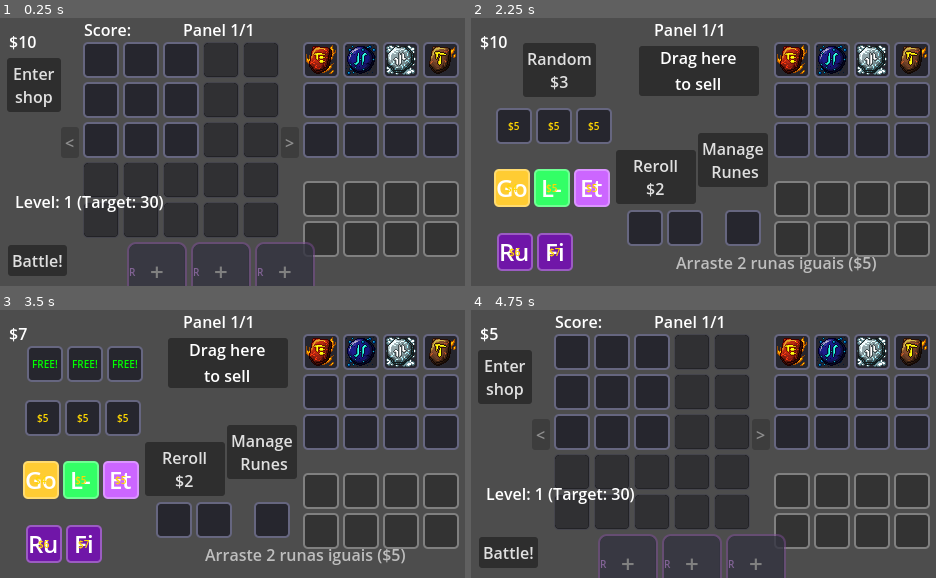
Above: before the commit, frames 1-4 (two rows, left to right).
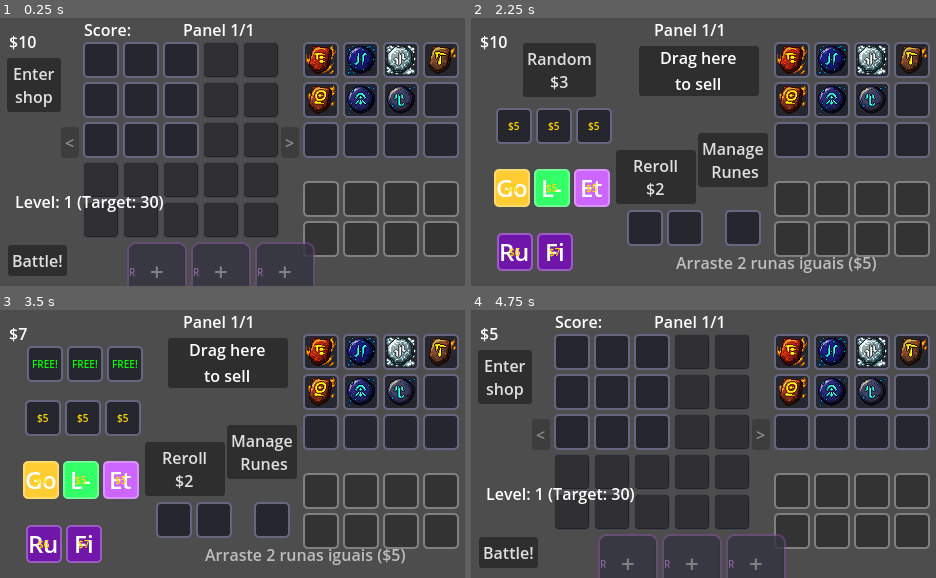
Above: after the commit, the same moments.

Repository: RenatoAAB/Runes
Game: Godot game, scene res://scenes/main.tscn
The game is run twice, just before and just after one commit, with the same random seed, the same clock (stepped at 60 frames per second) and the same inputs.
Inputs:
- Up to frame 1 (0.25 s): no input
- Up to frame 2 (2.25 s): click "Enter shop" at 0.5 s; click "Manage Runes" at 1.25 s; click "Enter shop" at 2 s
- Up to frame 3 (3.5 s): click "Random $3" at 2.75 s
- Up to frame 4 (4.75 s): click "Reroll $2" at 3.5 s; click "Manage Runes" at 4.25 s

The runs differ from the first frame. In frame 1, 1.2% of the frame differs, in the area x 66-90%, y 25-37%; in frame 2, 1.2%; in frame 3, 1.2%; in frame 4, 1.2%.

Commit message:
runas de agua pura e bugfix da permanencia de status

Diff:
--- a/resources/effects/effect_buff_next_activation.tres
+++ b/resources/effects/effect_buff_next_activation.tres
@@ -1,13 +1,12 @@
-[gd_resource type="Resource" script_class="RuneEffect" load_steps=4 format=3]
+[gd_resource type="Resource" script_class="RuneEffect" load_steps=5 format=3 uid="uid://wvhwxd0mjt2f"]
 
-[ext_resource type="Script" path="res://scripts/data/rune_effect.gd" id="1_effect"]
-[ext_resource type="Resource" path="res://resources/effects/conditions/condition_always.tres" id="2_cond"]
+[ext_resource type="Script" uid="uid://dpxjxr3dyc4i0" path="res://scripts/data/rune_effect.gd" id="1_effect"]
+[ext_resource type="Resource" uid="uid://g3tyvvr22v14" path="res://resources/effects/conditions/condition_always.tres" id="2_cond"]
 [ext_resource type="Resource" path="res://resources/effects/targets/target_next.tres" id="3_target"]
-[ext_resource type="Resource" path="res://resources/effects/payloads/payload_buff_activation_1.tres" id="4_payload"]
+[ext_resource type="Resource" uid="uid://dhac8s5vnv6w4" path="res://resources/effects/payloads/payload_buff_activation_1.tres" id="4_payload"]
 
 [resource]
 script = ExtResource("1_effect")
-trigger = 0
 condition = ExtResource("2_cond")
 target = ExtResource("3_target")
 payload = ExtResource("4_payload")
--- a/resources/effects/payloads/payload_buff_activation_1.tres
+++ b/resources/effects/payloads/payload_buff_activation_1.tres
@@ -1,8 +1,7 @@
-[gd_resource type="Resource" script_class="PayloadBuffActivationTarget" load_steps=2 format=3]
+[gd_resource type="Resource" script_class="PayloadBuffActivationTarget" load_steps=2 format=3 uid="uid://dhac8s5vnv6w4"]
 
-[ext_resource type="Script" path="res://scripts/data/effects/payloads/payload_buff_activation_target.gd" id="1_buff"]
+[ext_resource type="Script" uid="uid://baqoy5m4mr5ha" path="res://scripts/data/effects/payloads/payload_buff_activation_target.gd" id="1_buff"]
 
 [resource]
 script = ExtResource("1_buff")
-activation_bonus = 1
-is_permanent = false
+activation_bonus = 2
--- a/resources/runes/common/rune_drop.tres
+++ b/resources/runes/common/rune_drop.tres
@@ -1,16 +1,15 @@
-[gd_resource type="Resource" script_class="RuneData" load_steps=3 format=3]
+[gd_resource type="Resource" script_class="RuneData" load_steps=5 format=3 uid="uid://cbsfn5616uj0h"]
 
-[ext_resource type="Script" path="res://scripts/data/rune_data.gd" id="1_data"]
-[ext_resource type="Resource" path="res://resources/effects/effect_buff_next_activation.tres" id="2_effect"]
+[ext_resource type="Script" uid="uid://s48ipf5uo7mv" path="res://scripts/data/rune_data.gd" id="1_data"]
+[ext_resource type="Script" uid="uid://dpxjxr3dyc4i0" path="res://scripts/data/rune_effect.gd" id="1_me4ab"]
+[ext_resource type="Resource" uid="uid://wvhwxd0mjt2f" path="res://resources/effects/effect_buff_next_activation.tres" id="2_effect"]
+[ext_resource type="Texture2D" uid="uid://wwblorximvkl" path="res://sprites/icons/runes/Icon45.png" id="4_0lwbj"]
 
 [resource]
 script = ExtResource("1_data")
 id = "drop"
 rune_name = "Gota"
-description = "+1 ativação para a próxima runa."
-tier = 1
-rarity = 0
-elements = [1]
-base_max_activations = 1
-is_indestructible = true
-effects = [ExtResource("2_effect")]
+description = "+2 ativação para a próxima runa."
+elements = Array[int]([1])
+textures = Array[Texture2D]([ExtResource("4_0lwbj")])
+effects = Array[ExtResource("1_me4ab")]([ExtResource("2_effect")])
--- /dev/null
+++ b/resources/runes/common/rune_explosion.tres
@@ -0,0 +1,38 @@
+[gd_resource type="Resource" script_class="RuneData" load_steps=11 format=3 uid="uid://cdkuh3d8ffjym"]
+
+[ext_resource type="Script" uid="uid://dpxjxr3dyc4i0" path="res://scripts/data/rune_effect.gd" id="1_ajujo"]
+[ext_resource type="Script" uid="uid://bdoskjkqeggr8" path="res://scripts/data/effects/conditions/condition_always.gd" id="2_n16al"]
+[ext_resource type="Script" uid="uid://cib1amkuncr6n" path="res://scripts/data/effects/payloads/payload_score_per_element.gd" id="3_8dt57"]
+[ext_resource type="Script" uid="uid://dcsjurfbgmtve" path="res://scripts/data/effects/targets/target_adjacent.gd" id="4_ajujo"]
+[ext_resource type="Script" uid="uid://s48ipf5uo7mv" path="res://scripts/data/rune_data.gd" id="6_151fa"]
+[ext_resource type="Texture2D" uid="uid://563tvcf2dxxk" path="res://sprites/icons/runes/Icon4.png" id="6_n16al"]
+
+[sub_resource type="Resource" id="Resource_n5uyt"]
+script = ExtResource("2_n16al")
+metadata/_custom_type_script = "uid://bdoskjkqeggr8"
+
+[sub_resource type="Resource" id="Resource_rpybp"]
+script = ExtResource("3_8dt57")
+score_per_match = 20
+target_elements = Array[int]([0])
+metadata/_custom_type_script = "uid://cib1amkuncr6n"
+
+[sub_resource type="Resource" id="Resource_igwg6"]
+script = ExtResource("4_ajujo")
+metadata/_custom_type_script = "uid://dcsjurfbgmtve"
+
+[sub_resource type="Resource" id="Resource_151fa"]
+script = ExtResource("1_ajujo")
+condition = SubResource("Resource_n5uyt")
+target = SubResource("Resource_igwg6")
+payload = SubResource("Resource_rpybp")
+metadata/_custom_type_script = "uid://dpxjxr3dyc4i0"
+
+[resource]
+script = ExtResource("6_151fa")
+id = "explosion"
+rune_name = "Explosão"
+description = "+20 pontos por cada runa de fogo adjacente"
+elements = Array[int]([0])
+textures = Array[Texture2D]([ExtResource("6_n16al")])
+effects = Array[ExtResource("1_ajujo")]([SubResource("Resource_151fa")])
--- /dev/null
+++ b/resources/runes/common/rune_rain.tres
@@ -0,0 +1,33 @@
+[gd_resource type="Resource" script_class="RuneData" load_steps=10 format=3 uid="uid://d4c7213tdx4ar"]
+
+[ext_resource type="Script" uid="uid://dpxjxr3dyc4i0" path="res://scripts/data/rune_effect.gd" id="1_a7n8d"]
+[ext_resource type="Script" uid="uid://s48ipf5uo7mv" path="res://scripts/data/rune_data.gd" id="1_data"]
+[ext_resource type="Script" uid="uid://bdoskjkqeggr8" path="res://scripts/data/effects/conditions/condition_always.gd" id="2_cxqd4"]
+[ext_resource type="Script" uid="uid://baqoy5m4mr5ha" path="res://scripts/data/effects/payloads/payload_buff_activation_target.gd" id="3_85bfa"]
+[ext_resource type="Resource" path="res://resources/effects/targets/target_below.tres" id="4_yxfkx"]
+[ext_resource type="Texture2D" uid="uid://c06ho32qsno82" path="res://sprites/icons/runes/Icon46.png" id="6_cxqd4"]
+
+[sub_resource type="Resource" id="Resource_yeltc"]
+script = ExtResource("2_cxqd4")
+metadata/_custom_type_script = "uid://bdoskjkqeggr8"
+
+[sub_resource type="Resource" id="Resource_rvwyu"]
+script = ExtResource("3_85bfa")
+is_permanent = true
+metadata/_custom_type_script = "uid://baqoy5m4mr5ha"
+
+[sub_resource type="Resource" id="Resource_3kx5i"]
+script = ExtResource("1_a7n8d")
+condition = SubResource("Resource_yeltc")
+target = ExtResource("4_yxfkx")
+payload = SubResource("Resource_rvwyu")
+metadata/_custom_type_script = "uid://dpxjxr3dyc4i0"
+
+[resource]
+script = ExtResource("1_data")
+id = "rain"
+rune_name = "Chuva"
+description = "+1 ativação permanente para a runa abaixo"
+elements = Array[int]([1])
+textures = Array[Texture2D]([ExtResource("6_cxqd4")])
+effects = Array[ExtResource("1_a7n8d")]([SubResource("Resource_3kx5i")])
--- a/scenes/main.tscn
+++ b/scenes/main.tscn
@@ -13,9 +13,12 @@
 [ext_resource type="Resource" uid="uid://bpgga3tetlmun" path="res://resources/runes/common/rune_water.tres" id="7_jbj1t"]
 [ext_resource type="Script" uid="uid://c212fo845qvri" path="res://scripts/ui/tooltip_manager.gd" id="7_trceg"]
 [ext_resource type="Resource" uid="uid://du7qyukvntuwb" path="res://resources/runes/uncommon/rune_cloud.tres" id="8_jbj1t"]
-[ext_resource type="Resource" path="res://resources/runes/common/rune_fire.tres" id="9_muem4"]
+[ext_resource type="Resource" uid="uid://c6gjg03cc4ok1" path="res://resources/runes/common/rune_fire.tres" id="9_muem4"]
+[ext_resource type="Resource" uid="uid://cdkuh3d8ffjym" path="res://resources/runes/common/rune_explosion.tres" id="10_dp3eg"]
+[ext_resource type="Resource" uid="uid://d4c7213tdx4ar" path="res://resources/runes/common/rune_rain.tres" id="11_gqmmt"]
 [ext_resource type="Script" uid="uid://2lm3cymbdyl3" path="res://scripts/ui/shop_ui.gd" id="11_shop"]
 [ext_resource type="Script" uid="uid://1napf1qi4oou" path="res://scripts/ui/sell_area.gd" id="12_sell"]
+[ext_resource type="Resource" uid="uid://cbsfn5616uj0h" path="res://resources/runes/common/rune_drop.tres" id="12_yc10j"]
 [ext_resource type="Resource" uid="uid://drwnsdkkhm5um" path="res://resources/runes/drop_rates.tres" id="18_pm3ni"]
 
 [node name="Main" type="Node2D" node_paths=PackedStringArray("game_manager", "grid_manager", "inventory_manager", "read …(275 unchanged characters)…
@@ -49,7 +52,7 @@
 inventory_manager = NodePath("../InventoryManager")
 grid_manager = NodePath("../GridManager")
 base_target_score = 30
-initial_runes = Array[ExtResource("5_muem4")]([ExtResource("6_jkv2x"), ExtResource("7_jbj1t"), ExtResource("8_jbj1t"), ExtResource("9_muem4")])
+initial_runes = Array[ExtResource("5_muem4")]([ExtResource("6_jkv2x"), ExtResource("7_jbj1t"), ExtResource("8_jbj1t"), ExtResource("9_muem4"), ExtResource("10_dp3eg"), ExtResource("11_gqmmt"), ExtResource("12_yc10j")])
 rune_drop_rates = ExtResource("18_pm3ni")
 
 [node name="GridManager" type="Node" parent="Managers"]
--- a/scripts/main_controller.gd
+++ b/scripts/main_controller.gd
@@ -407,8 +407,8 @@
 	# Case 1: Drop on Grid
 	if target_slot_ui.grid_coord != Vector2i(-1, -1):
 		if inventory_manager.has_rune(rune):
-			# Move from Inventory -> Grid
-			if grid_manager.place_rune(rune.data, target_slot_ui.grid_coord):
+			# Move from Inventory -> Grid (keep RuneInstance to preserve permanent buffs)
+			if grid_manager.place_rune_instance(rune, target_slot_ui.grid_coord):
 				inventory_manager.remove_rune(rune)
 		else:
 			# Move from Grid -> Grid (Swap/Move)
Not shown: 1 places in scenes/main.tscn that only renumber resources
